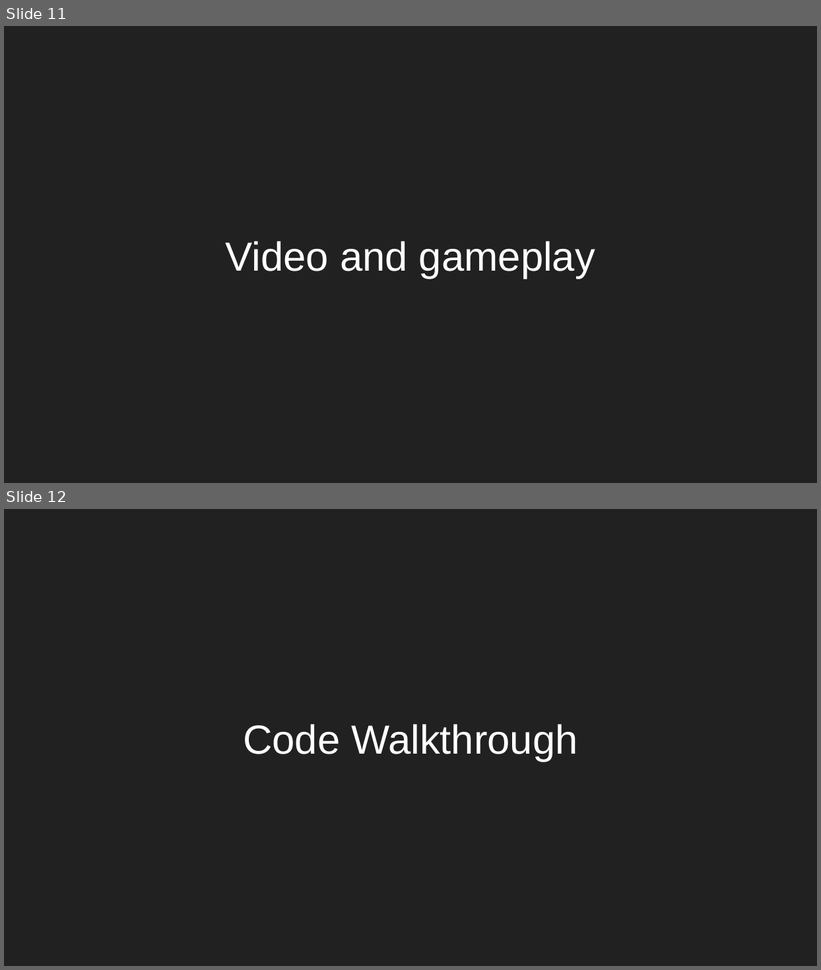
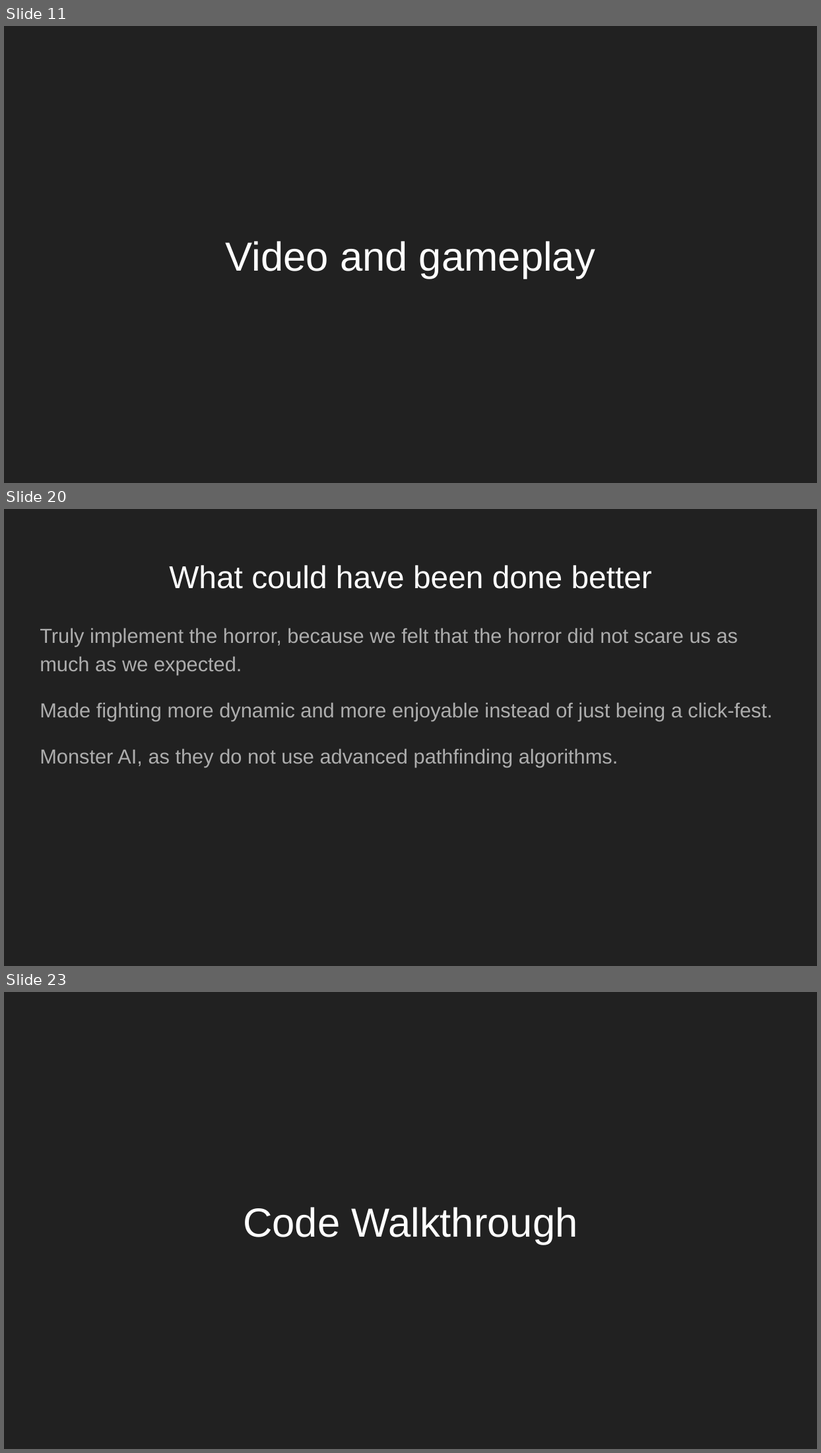
Before and after one commit to BuddhaProgram/SP2-PDEntertainment, a slide deck: ComGraphics/SP2 presentation.pptx. Shown one above the other, each under a label of ours: slides 11 and 12 before the commit, slides 11, 20 and 23 after it; the slides between them are not shown. The pictures are 821x970 and 821x1453 pixels, drawn with LibreOffice and Linux fonts; fonts in the diff are those of the drawing. Boxes give left, top, right and bottom in pixels: in the first picture for what was removed or moved away, otherwise in the second. Text is boxed around its words. In the diff, an @@ line names an element or a change of style, - is before the commit and + after.

```diff
--- a/ComGraphics/SP2 presentation.pptx
+++ b/ComGraphics/SP2 presentation.pptx
@@ slide 20 added at (x1=4, y1=509, x2=817, y2=966), background #212121 @@
@@ title added at (x1=169, y1=565, x2=652, y2=589), 28 pt, text #FFFFFF @@
+What could have been done better
@@ text added at (x1=40, y1=628, x2=772, y2=767), 18 pt, text #ADADAD @@
+Truly implement the horror, because we felt that the horror did not scare us as much as we expected.
+Made fighting more dynamic and more enjoyable instead of just being a click-fest.
+Monster AI, as they do not use advanced pathfinding algorithms.
@@ what was slide 12 is now slide 23 @@
```
Also in this commit, not shown: 12 other slides added.
